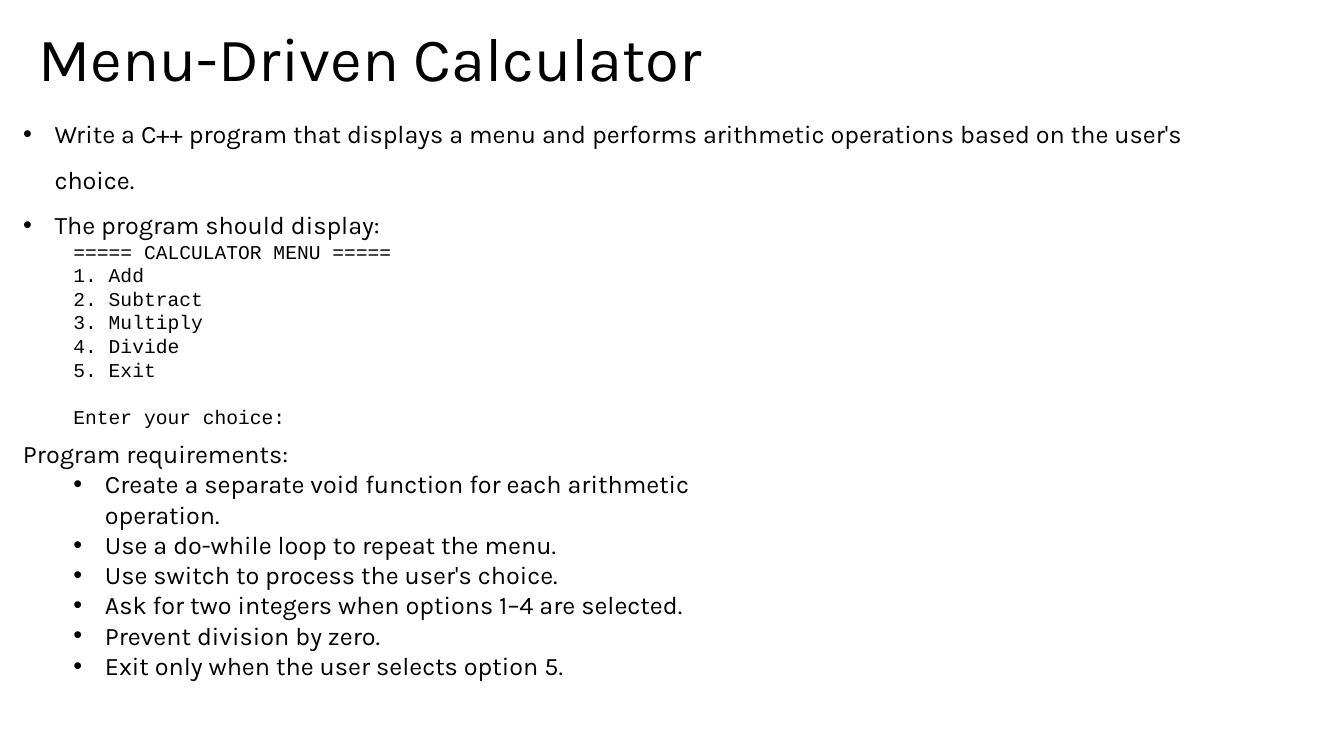
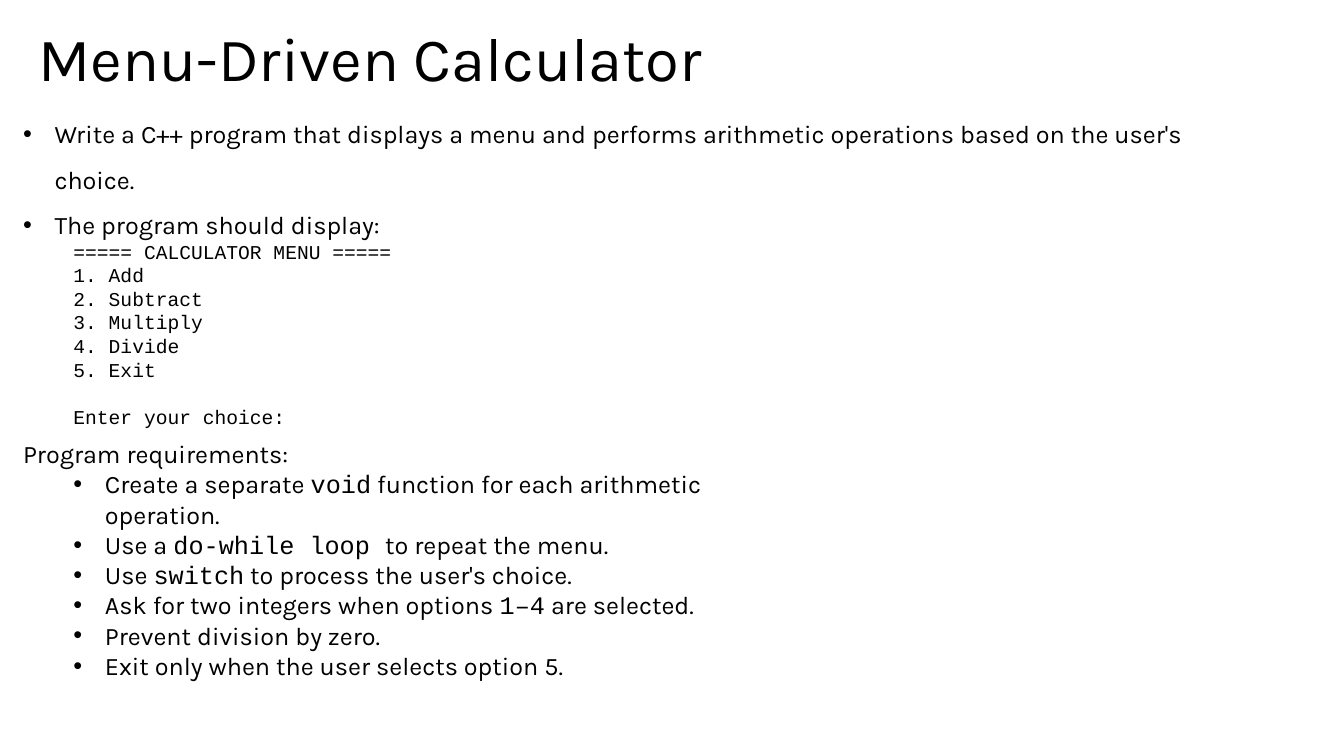
Before and after one commit to ebukaoguchi/systems-labs, a slide deck: slide 8 of module-cpp-functions/Lab_9_Functions_and_Menu_Driven_Programs.pptx. Drawn at 1344x756 pixels with LibreOffice and Linux fonts; fonts in the diff are those of the drawing. Boxes give left, top, right and bottom in pixels: in the first picture for what was removed or moved away, otherwise in the second. Text is boxed around its words. In the diff, an @@ line names an element or a change of style, - is before the commit and + after.

```diff
--- a/module-cpp-functions/Lab_9_Functions_and_Menu_Driven_Programs.pptx
+++ b/module-cpp-functions/Lab_9_Functions_and_Menu_Driven_Programs.pptx
@@ text at [105, 475, 702, 621]: font Karla to Courier New in "void", "do-while loop", "switch", "1–4" @@
```
Also in this commit, not shown: 4 slides added, 1 other file.
